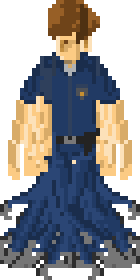
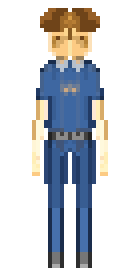
Revision of a layered (140, 280) image; what changed, layer by layer:
hid group "left" (8 layers) over (0, 0, 140, 280)
hid group "right" (8 layers) over (0, 0, 140, 280)
added layer "idleleft" (screen) above "idleright" over (32, 8, 108, 268)
